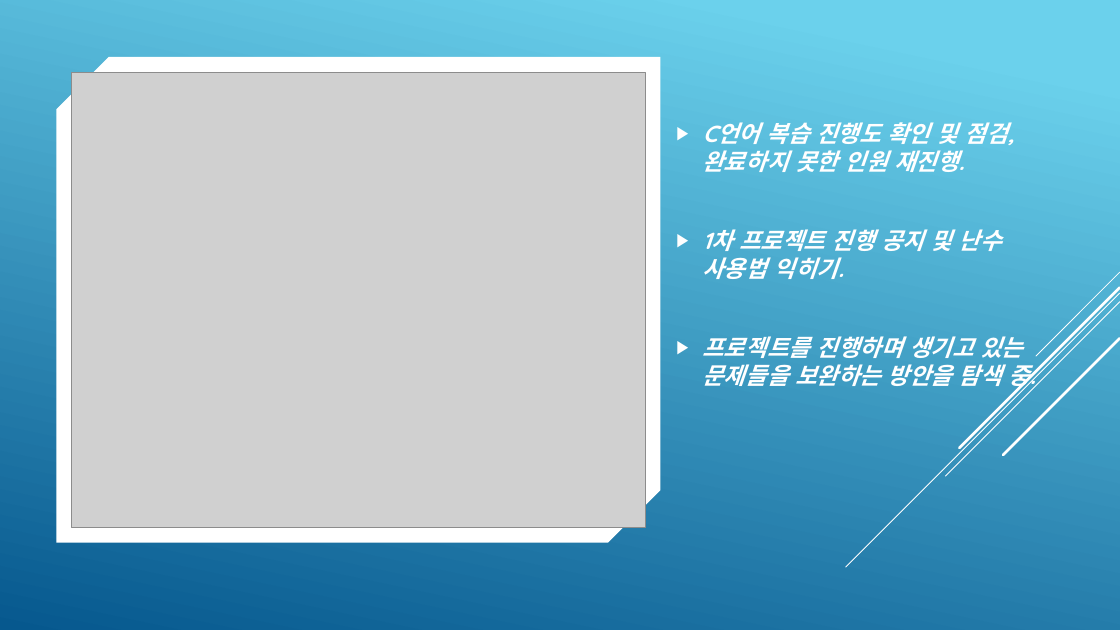
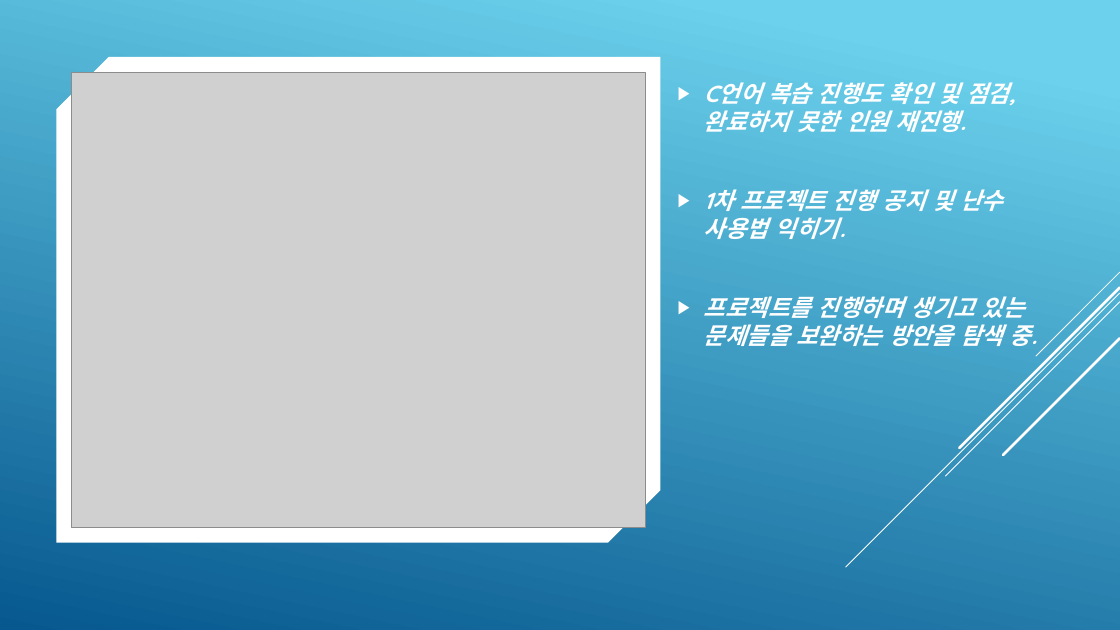
Before and after one commit to RyeinKim/C_Project_WKU, a slide deck: slide 2 of semina report/eniac_project_files/G&T_발표PPT_2주차.pptx. Drawn at 1120x630 pixels with LibreOffice and Linux fonts; fonts in the diff are those of the drawing; grey boxes stand for pictures. Boxes give left, top, right and bottom in pixels: in the first picture for what was removed or moved away, otherwise in the second. Text is boxed around its words. In the diff, an @@ line names an element or a change of style, - is before the commit and + after.

```diff
--- a/semina report/eniac_project_files/G&T_발표PPT_2주차.pptx
+++ b/semina report/eniac_project_files/G&T_발표PPT_2주차.pptx
@@ text "C언어 복습 진행도 확인 및 ..." rewrapped from (x1=703, y1=122, x2=1036, y2=391) to (x1=704, y1=82, x2=1038, y2=346) @@
```
Also in this commit, not shown: 4 other files.
